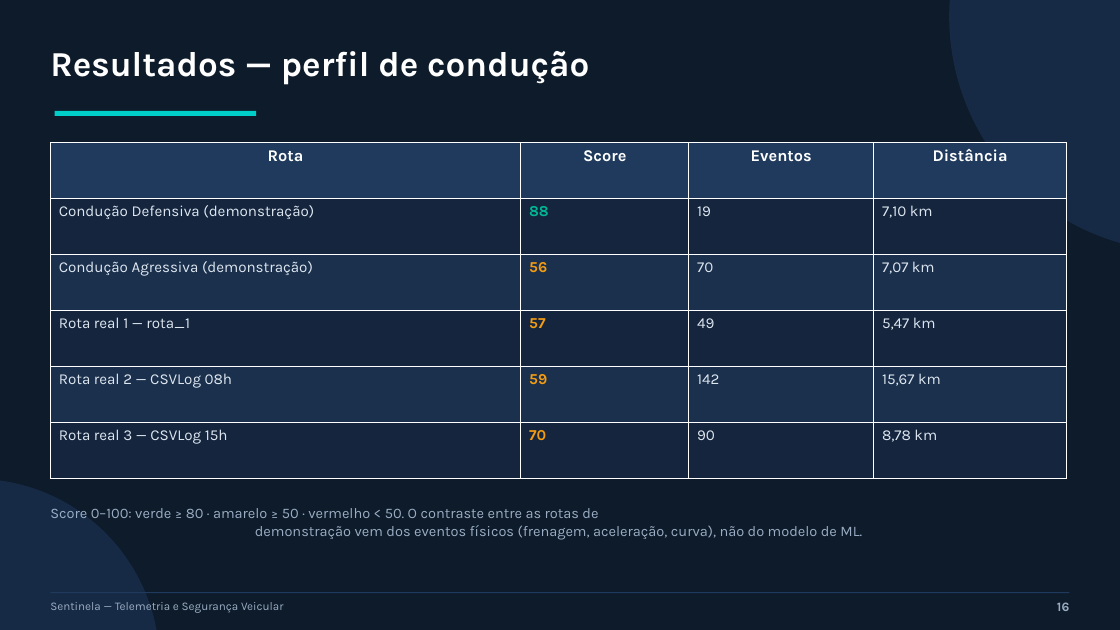
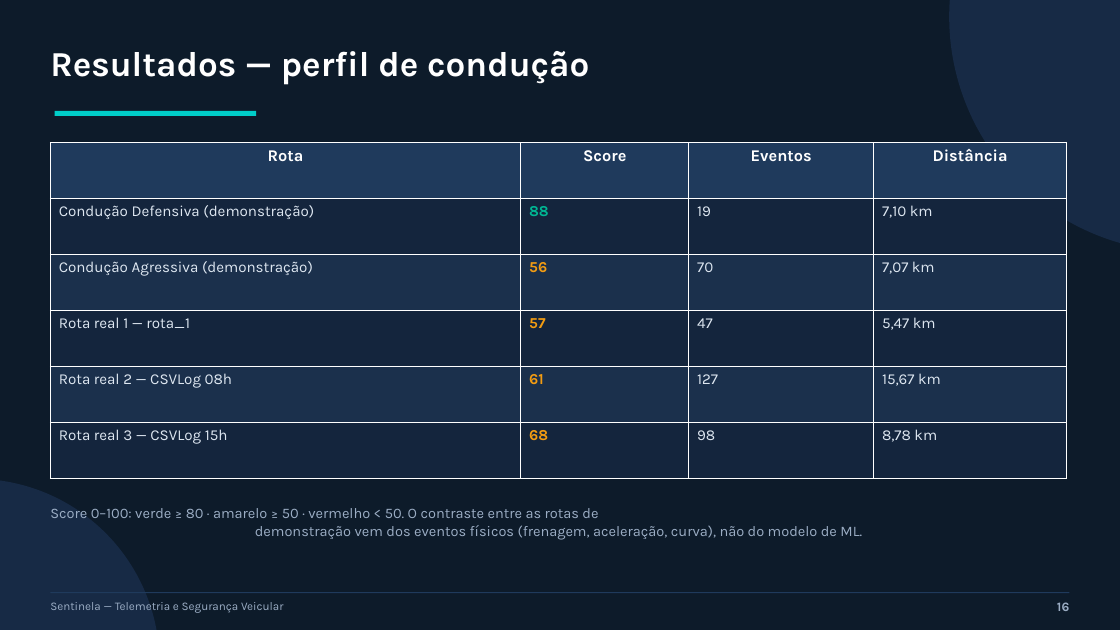
Before and after one commit to joaomauricio22/sensores-iot, a slide deck: slide 16 of apresentacao/slides_pav.pptx. Drawn at 1120x630 pixels with LibreOffice and Linux fonts; fonts in the diff are those of the drawing. Boxes give left, top, right and bottom in pixels: in the first picture for what was removed or moved away, otherwise in the second. Text is boxed around its words. In the diff, an @@ line names an element or a change of style, - is before the commit and + after.

Commit message:
ML: amostragem balanceada do historico (uma rota nao domina o treino) + slide de resultados atualizado

```diff
--- a/apresentacao/slides_pav.pptx
+++ b/apresentacao/slides_pav.pptx
@@ table at bbox=[50, 143, 1067, 479] @@
-row 4, column 3: 49
+row 4, column 3: 47
-row 5, column 2: 59
+row 5, column 2: 61
-row 5, column 3: 142
+row 5, column 3: 127
-row 6, column 2: 70
+row 6, column 2: 68
-row 6, column 3: 90
+row 6, column 3: 98
```
Also in this commit, not shown: 9 other files.
